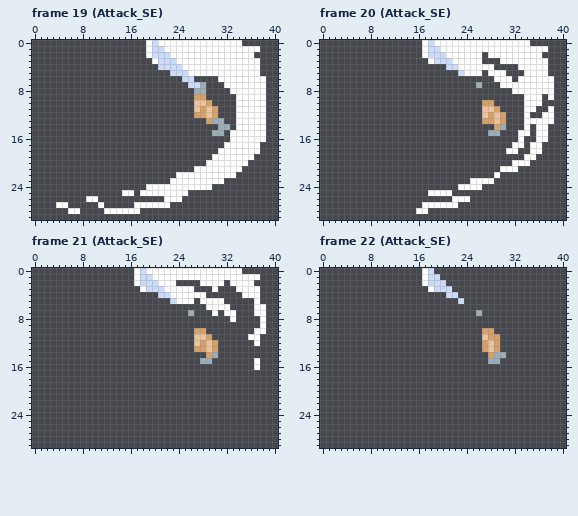
Pixel-art file, stored at Assets/Sprites/Goria.aseprite. Above is the file before it was changed.
41x30 pixels, 75 frames. Shown: frame 19 (Attack_SE), frame 20 (Attack_SE), frame 21 (Attack_SE), frame 22 (Attack_SE). The commit also changed other frames, which this record leaves out.
The result:
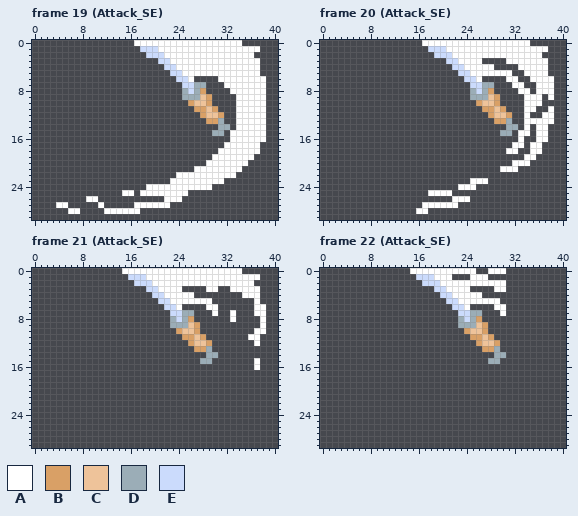
Palette (. is transparent): A #ffffff  B #d9a066  C #eec39a  D #9badb7  E #cbdbfc
Change:
--- frame 19 (Attack_SE), layer "sword_R"
@@ x 15..33 @@
- 0 ....AEAAAAAAAAAAAAA
- 1 ....AEEAAAAAAAAAAAA
- 2 ....AEEEAAAAAAAAAAA
- 3 .....AEEEAAAAAAAAAA
- 4 ......EEEEAAAAAAAAA
- 5 ........EEEAAAAAAAA
- 6 ..........EE....AAA
- 7 ...........EED...AA
- 8 ............DD....A
- 9 ............BB.....
-10 ............CCB....
-11 ............CBCB...
-12 ............BBCB...
-13 ..............BDD..
+ 0 ..AAAAAAAAAAAAAAAAA
+ 1 ...EEEAAAAAAAAAAAAA
+ 2 ....EEEAAAAAAAAAAAA
+ 3 ......EEAAAAAAAAAAA
+ 4 .......EEAAAAAAAAAA
+ 5 ........EEAAAAAAAAA
+ 6 .........EEA....AAA
+ 7 ..........EEDD...AA
+ 8 ..........DEDB....A
+ 9 ..........DDDCB....
+10 ...........BCCB....
+11 ............BBCB...
+12 .............BCCB..
+13 ..............BBD..
 14 ................DD.
--- frame 20 (Attack_SE), layer "sword_R"
@@ x 15..37 @@
- 0 ..AEAAAAAAAAAAAAAAAA...
- 1 ..AEEAAAAAAAAAAAAAAAAAA
- 2 ..AEEEAAAAAA.AAAAAAAAA.
- 3 ...AEEEAAAAA...AAAAAAAA
- 4 ......EEAAAAAA....AAAAA
- 5 ........EAAA.AAA...AAAA
- 6 ..............AAA.AAAAA
- 7 ...........D...AAAAAAAA
- 8 .................AAAAAA
- 9 ...................AAA.
-10 ............BB.....AAA.
-11 ............CCB....AA..
-12 ............CBCB...A..A
-13 ............BBCB...AAAA
-14 ..............BD...A.AA
-15 .............DD...AA.AA
+ 0 ..AAAAAAAAAAAAAAAAAA...
+ 1 ...EEEAAAAAAAAAAAAAAAAA
+ 2 ....EEEAAAAAAAAAAAAAAA.
+ 3 ......EEAAAA....AAAAAAA
+ 4 .......EEAAAAA....AAAAA
+ 5 ........EEAAAAAAA..AAAA
+ 6 .........EEA....AA..AAA
+ 7 ..........EEDD...AA..AA
+ 8 ..........DEDB....AA.AA
+ 9 ..........DDDCB....AAA.
+10 ...........BCCB....AAA.
+11 ............BBCB...AA..
+12 .............BCCB..A..A
+13 ..............BBD..AAAA
+14 ................DD.A.AA
+15 ...............DD.AA.AA
 16 ..................A..AA
@@ x 24..31 @@
 21 ......AA
-22 .....A..
-23 .AAAA...
-24 AAA.....
+22 ........
+23 .AAA....
+24 AA......
 25 ........
--- frame 21 (Attack_SE), layer "sword_R"
@@ x 13..35 @@
- 0 ....AEAAAAAAAAAAAAAAAA.
- 1 ....AEEAAAAAAAAAAAAAAAA
- 2 ....AEEEAAA....AAAA.AAA
- 3 .....AEEEAAAAA...A...AA
- 4 ........EEAAAAAA......A
- 5 ..........EAAA.AAAA....
- 6 ................AAAA...
- 7 .............D...A.AA..
- 8 ....................A..
- 9 .......................
-10 ..............BB.......
-11 ..............CCB......
-12 ..............CBCB.....
-13 ..............BBCB.....
-14 ................BD.....
+ 0 ..AAAAAAAAAAAAAAAAAAAA.
+ 1 ...EEEAAAAAAAAAAAAAAAAA
+ 2 ....EEEAAAAAAAAAAAAAAAA
+ 3 ......EEAAAA....AA..AAA
+ 4 .......EEAAAAA........A
+ 5 ........EEAAAAAAA......
+ 6 .........EEA....AA.....
+ 7 ..........EEDD...A..A..
+ 8 ..........DEDB......A..
+ 9 ..........DDDCB........
+10 ...........BCCB........
+11 ............BBCB.......
+12 .............BCCB......
+13 ..............BBD......
+14 ................DD.....
 15 ...............DD......
--- frame 22 (Attack_SE), layer "sword_R"
@@ x 13..32 @@
- 0 ....AE..............
- 1 ....AEE.............
- 2 ....AEEE............
- 3 .....AEEE...........
- 4 ........EE..........
- 5 ..........E.........
- 6 ....................
- 7 .............D......
- 8 ....................
- 9 ....................
-10 ..............BB....
-11 ..............CBB...
-12 ..............BCB...
-13 ..............BCB...
-14 ...............BDD..
+ 0 ..AAAAAAAAAAA..AAA..
+ 1 ...EEEAAA...AAA.....
+ 2 ....EEEAAAAAAAAAAA..
+ 3 ......EEAAAA....AA..
+ 4 .......EEAAAAA......
+ 5 ........EEAAAAAAA...
+ 6 .........EEA....AA..
+ 7 ..........EEDD...A..
+ 8 ..........DEDB......
+ 9 ..........DDDCB.....
+10 ...........BCCB.....
+11 ............BBCB....
+12 .............BCCB...
+13 ..............BBD...
+14 ................DD..
 15 ...............DD...
Pixel boxes of the changes (left, top, right, bottom) in both pictures:
changed: (134, 40, 224, 124)
changed: (422, 40, 536, 136)
erased: (476, 172, 500, 190)
changed: (122, 268, 236, 358)
changed: (410, 268, 506, 358)
